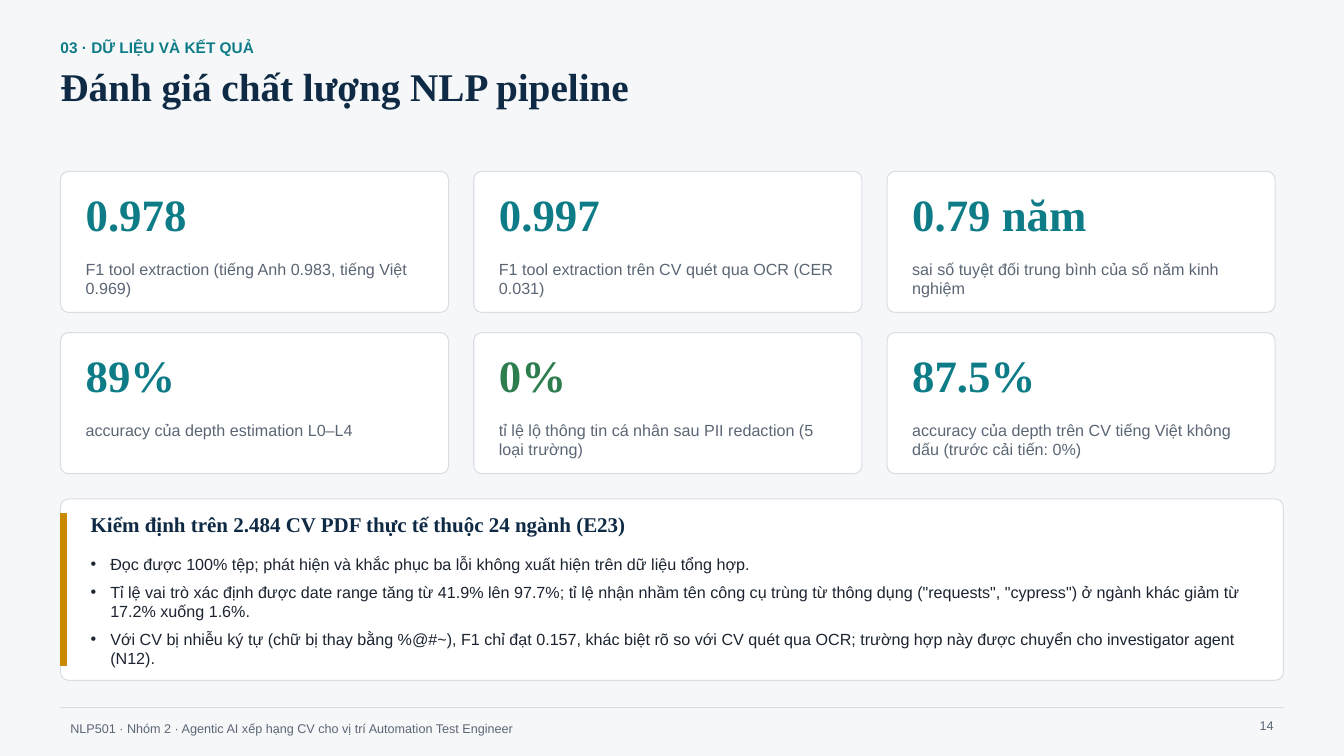
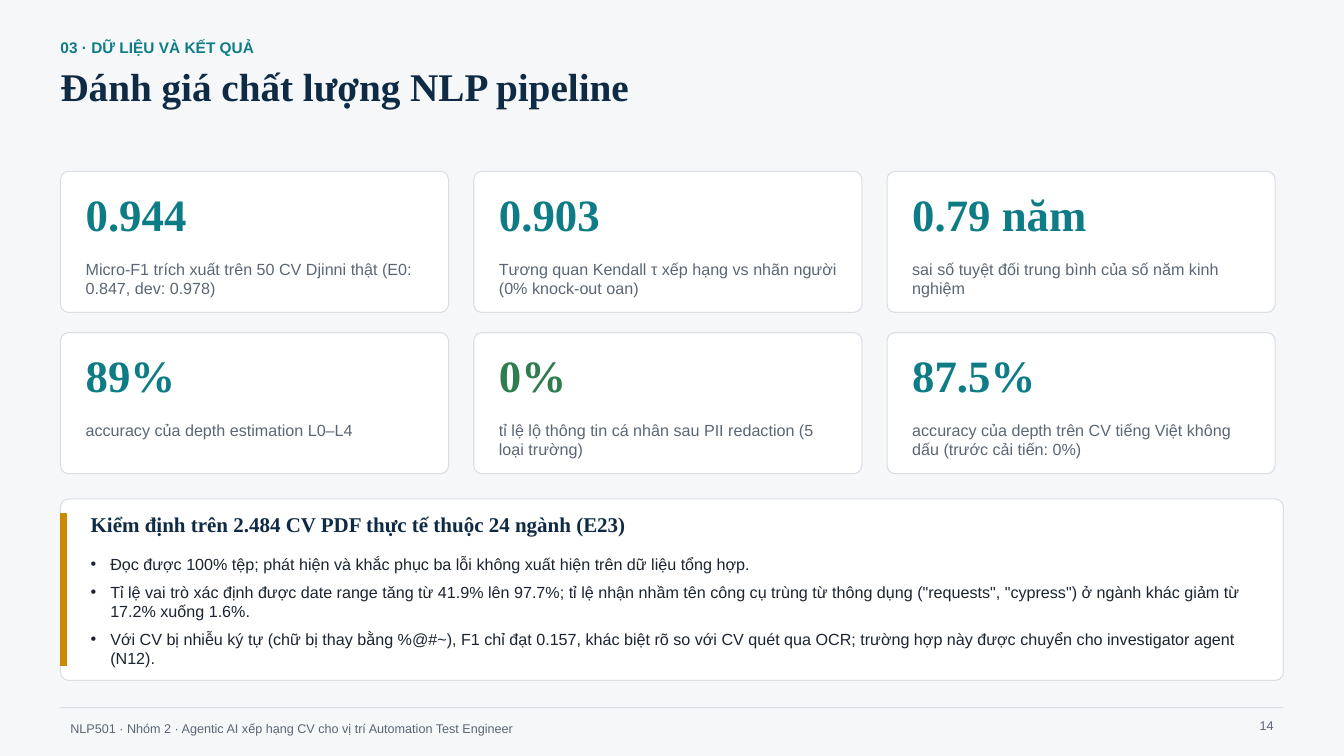
Before and after one commit to ZgsNat/NLP501.22_GROUP_2, a slide deck: slide 14 of NLP501_Nhom2_BaoCaoCuoiKy_v13.pptx. Drawn at 1344x756 pixels with LibreOffice and Linux fonts; fonts in the diff are those of the drawing. Boxes give left, top, right and bottom in pixels: in the first picture for what was removed or moved away, otherwise in the second. Text is boxed around its words. In the diff, an @@ line names an element or a change of style, - is before the commit and + after.

Commit message:
feat(eval): establish real-world extraction benchmark on 50 Djinni CVs, IAA, baselines E0-E3, and error propagation

```diff
--- a/NLP501_Nhom2_BaoCaoCuoiKy_v13.pptx
+++ b/NLP501_Nhom2_BaoCaoCuoiKy_v13.pptx
@@ text at (86,201,187,232): text changed @@
-0.978
+0.944
@@ text at (499,201,600,232): text changed @@
-0.997
+0.903
@@ text at (86,262,412,298): text changed @@
-F1 tool extraction (tiếng Anh 0.983, tiếng Việt 0.969)
+Micro-F1 trích xuất trên 50 CV Djinni thật (E0: 0.847, dev: 0.978)
@@ text at (499,262,837,298): text changed @@
-F1 tool extraction trên CV quét qua OCR (CER 0.031)
+Tương quan Kendall τ xếp hạng vs nhãn người (0% knock-out oan)
```
Also in this commit, not shown: 16 other files.
